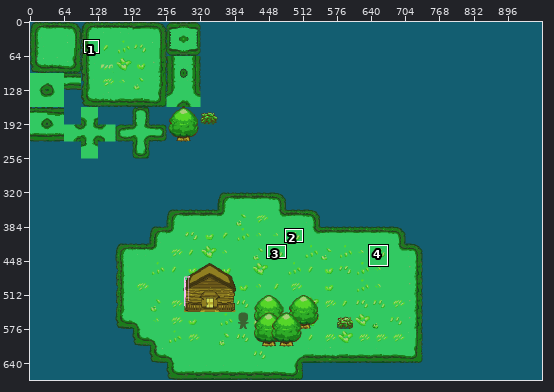
Two versions of one pixel-art file, Assets/Art/temp tileset.aseprite. Above: a wide view before the commit, with the close-up outlined.
Close-up. First the earlier version:
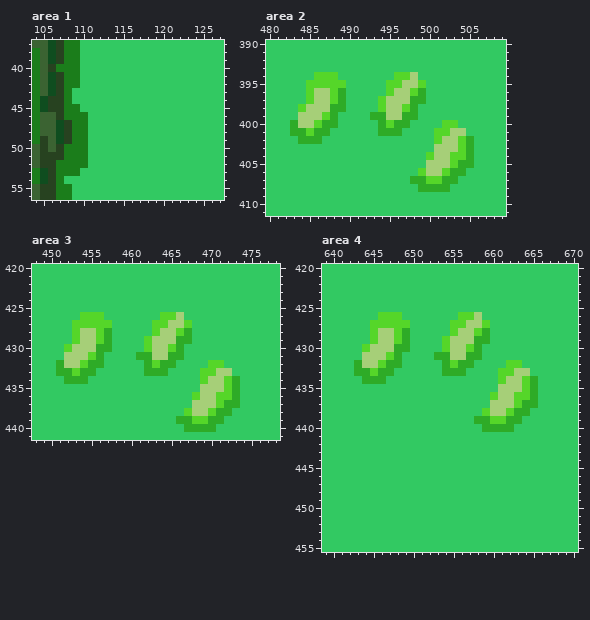
960x672 pixels, 1 frame. Shown: area 1: x 104..127, y 37..56; area 2: x 480..509, y 390..411; area 3: x 448..478, y 420..441; area 4: x 639..670, y 420..455. The commit also changed other parts of the picture, which this record leaves out.
Once edited:
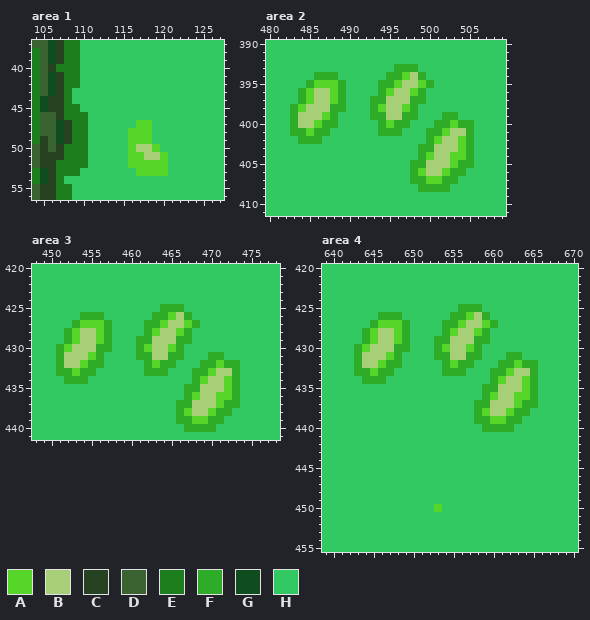
Palette (. is transparent): A #55d629  B #a6cf78  C #274220  D #3b6332  E #1b7d1b  F #2eab27  G #0f4d1f  H #32c962
Diff:
--- area 1, layer "Base Ground Tile Set Copy"
@@ x 114..122 @@
 46 HHHHHHHHH
-47 HHHHHHHHH
-48 HHHHHHHHH
-49 HHHHHHHHH
-50 HHHHHHHHH
-51 HHHHHHHHH
-52 HHHHHHHHH
-53 HHHHHHHHH
+47 HHHAAHHHH
+48 HHAAAHHHH
+49 HHAAAHHHH
+50 HHABBAHHH
+51 HHAABBAHH
+52 HHAAAAAHH
+53 HHHAAAAHH
 54 HHHHHHHHH
--- area 2, layer "Base Ground Tile Set Copy"
@@ x 480..509 @@
 392 HHHHHHHHHHHHHHHHHHHHHHHHHHHHHH
-393 HHHHHHHHHHHHHHHHHHHHHHHHHHHHHH
-394 HHHHHHAAAHHHHHHHAABHHHHHHHHHHH
-395 HHHHHAAAAAHHHHHAABBAHHHHHHHHHH
-396 HHHHHABBAFHHHHHABBAFHHHHHHHHHH
-397 HHHHHABBAFHHHHABBBFFHHHHHHHHHH
-398 HHHHABBBFFHHHHABBAFHHHHHHHHHHH
-399 HHHHBBBAFHHHHFFBBFFHHHHHHHHHHH
-400 HHHFBBAFFHHHHHFAFFHHHHAAHHHHHH
-401 HHHFFAFFHHHHHHFFFHHHHAABBHHHHH
-402 HHHHFFFHHHHHHHHHHHHHHABBAFHHHH
-403 HHHHHHHHHHHHHHHHHHHHHBBBAFHHHH
-404 HHHHHHHHHHHHHHHHHHHHABBAAFHHHH
-405 HHHHHHHHHHHHHHHHHHHHBBBAFFHHHH
-406 HHHHHHHHHHHHHHHHHHHABBAFFHHHHH
+393 HHHHHHHHHHHHHHHHFFFHHHHHHHHHHH
+394 HHHHHHFFFHHHHHHFFABFHHHHHHHHHH
+395 HHHHHFAAAFHHHHFFABBAFHHHHHHHHH
+396 HHHHFABBAFHHHHFABBAFHHHHHHHHHH
+397 HHHHFABBAFHHHFFBBBFFHHHHHHHHHH
+398 HHHFABBBFFHHHFABBAFHHHHHHHHHHH
+399 HHHFBBBAFHHHHFFBBFFHHHFFHHHHHH
+400 HHHFBBAFFHHHHHFAFFHHHFFAFFHHHH
+401 HHHFFAFFHHHHHHFFFHHHFFABBFHHHH
+402 HHHHFFFHHHHHHHHHHHHHFABBAFHHHH
+403 HHHHHHHHHHHHHHHHHHHFFBBBAFHHHH
+404 HHHHHHHHHHHHHHHHHHHFABBAAFHHHH
+405 HHHHHHHHHHHHHHHHHHFFBBBAFFHHHH
+406 HHHHHHHHHHHHHHHHHHFABBAFFHHHHH
 407 HHHHHHHHHHHHHHHHHHFFAAFFHHHHHH
--- area 3, layer "Base Ground Tile Set Copy"
@@ x 448..478 @@
 424 HHHHHHHHHHHHHHHHHHHHHHHHHHHHHHH
-425 HHHHHHHHHHHHHHHHHHHHHHHHHHHHHHH
-426 HHHHHHAAAHHHHHHHAABHHHHHHHHHHHH
-427 HHHHHAAAAAHHHHHAABBAHHHHHHHHHHH
-428 HHHHHABBAFHHHHHABBAFHHHHHHHHHHH
-429 HHHHHABBAFHHHHABBBFFHHHHHHHHHHH
-430 HHHHABBBFFHHHHABBAFHHHHHHHHHHHH
-431 HHHHBBBAFHHHHFFBBFFHHHHHHHHHHHH
-432 HHHFBBAFFHHHHHFAFFHHHHAAHHHHHHH
-433 HHHFFAFFHHHHHHFFFHHHHAABBHHHHHH
-434 HHHHFFFHHHHHHHHHHHHHHABBAFHHHHH
-435 HHHHHHHHHHHHHHHHHHHHHBBBAFHHHHH
-436 HHHHHHHHHHHHHHHHHHHHABBAAFHHHHH
-437 HHHHHHHHHHHHHHHHHHHHBBBAFFHHHHH
-438 HHHHHHHHHHHHHHHHHHHABBAFFHHHHHH
+425 HHHHHHHHHHHHHHHHFFFHHHHHHHHHHHH
+426 HHHHHHFFFHHHHHHFFABFHHHHHHHHHHH
+427 HHHHHFAAAFHHHHFFABBAFHHHHHHHHHH
+428 HHHHFABBAFHHHHFABBAFHHHHHHHHHHH
+429 HHHHFABBAFHHHFFBBBFFHHHHHHHHHHH
+430 HHHFABBBFFHHHFABBAFHHHHHHHHHHHH
+431 HHHFBBBAFHHHHFFBBFFHHHFFHHHHHHH
+432 HHHFBBAFFHHHHHFAFFHHHFFAFFHHHHH
+433 HHHFFAFFHHHHHHFFFHHHFFABBFHHHHH
+434 HHHHFFFHHHHHHHHHHHHHFABBAFHHHHH
+435 HHHHHHHHHHHHHHHHHHHFFBBBAFHHHHH
+436 HHHHHHHHHHHHHHHHHHHFABBAAFHHHHH
+437 HHHHHHHHHHHHHHHHHHFFBBBAFFHHHHH
+438 HHHHHHHHHHHHHHHHHHFABBAFFHHHHHH
 439 HHHHHHHHHHHHHHHHHHFFAAFFHHHHHHH
--- area 4, layer "Base Ground Tile Set Copy"
@@ x 639..670 @@
 424 HHHHHHHHHHHHHHHHHHHHHHHHHHHHHHHH
-425 HHHHHHHHHHHHHHHHHHHHHHHHHHHHHHHH
-426 HHHHHHHAAAHHHHHHHAABHHHHHHHHHHHH
-427 HHHHHHAAAAAHHHHHAABBAHHHHHHHHHHH
-428 HHHHHHABBAFHHHHHABBAFHHHHHHHHHHH
-429 HHHHHHABBAFHHHHABBBFFHHHHHHHHHHH
-430 HHHHHABBBFFHHHHABBAFHHHHHHHHHHHH
-431 HHHHHBBBAFHHHHFFBBFFHHHHHHHHHHHH
-432 HHHHFBBAFFHHHHHFAFFHHHHAAHHHHHHH
-433 HHHHFFAFFHHHHHHFFFHHHHAABBHHHHHH
-434 HHHHHFFFHHHHHHHHHHHHHHABBAFHHHHH
-435 HHHHHHHHHHHHHHHHHHHHHHBBBAFHHHHH
-436 HHHHHHHHHHHHHHHHHHHHHABBAAFHHHHH
-437 HHHHHHHHHHHHHHHHHHHHHBBBAFFHHHHH
-438 HHHHHHHHHHHHHHHHHHHHABBAFFHHHHHH
+425 HHHHHHHHHHHHHHHHHFFFHHHHHHHHHHHH
+426 HHHHHHHFFFHHHHHHFFABFHHHHHHHHHHH
+427 HHHHHHFAAAFHHHHFFABBAFHHHHHHHHHH
+428 HHHHHFABBAFHHHHFABBAFHHHHHHHHHHH
+429 HHHHHFABBAFHHHFFBBBFFHHHHHHHHHHH
+430 HHHHFABBBFFHHHFABBAFHHHHHHHHHHHH
+431 HHHHFBBBAFHHHHFFBBFFHHHFFHHHHHHH
+432 HHHHFBBAFFHHHHHFAFFHHHFFAFFHHHHH
+433 HHHHFFAFFHHHHHHFFFHHHFFABBFHHHHH
+434 HHHHHFFFHHHHHHHHHHHHHFABBAFHHHHH
+435 HHHHHHHHHHHHHHHHHHHHFFBBBAFHHHHH
+436 HHHHHHHHHHHHHHHHHHHHFABBAAFHHHHH
+437 HHHHHHHHHHHHHHHHHHHFFBBBAFFHHHHH
+438 HHHHHHHHHHHHHHHHHHHFABBAFFHHHHHH
 439 HHHHHHHHHHHHHHHHHHHFFAAFFHHHHHHH
@@ x 651..655 @@
 449 HHHHH
-450 HHHHH
+450 HHAHH
 451 HHHHH
Where, in picture pixels (left, top, right, bottom), the same in both close-ups:
changed: (128, 120, 168, 176)
changed: (290, 64, 474, 176)
changed: (56, 304, 240, 416)
changed: (354, 304, 538, 416)
changed: (434, 504, 442, 512)
